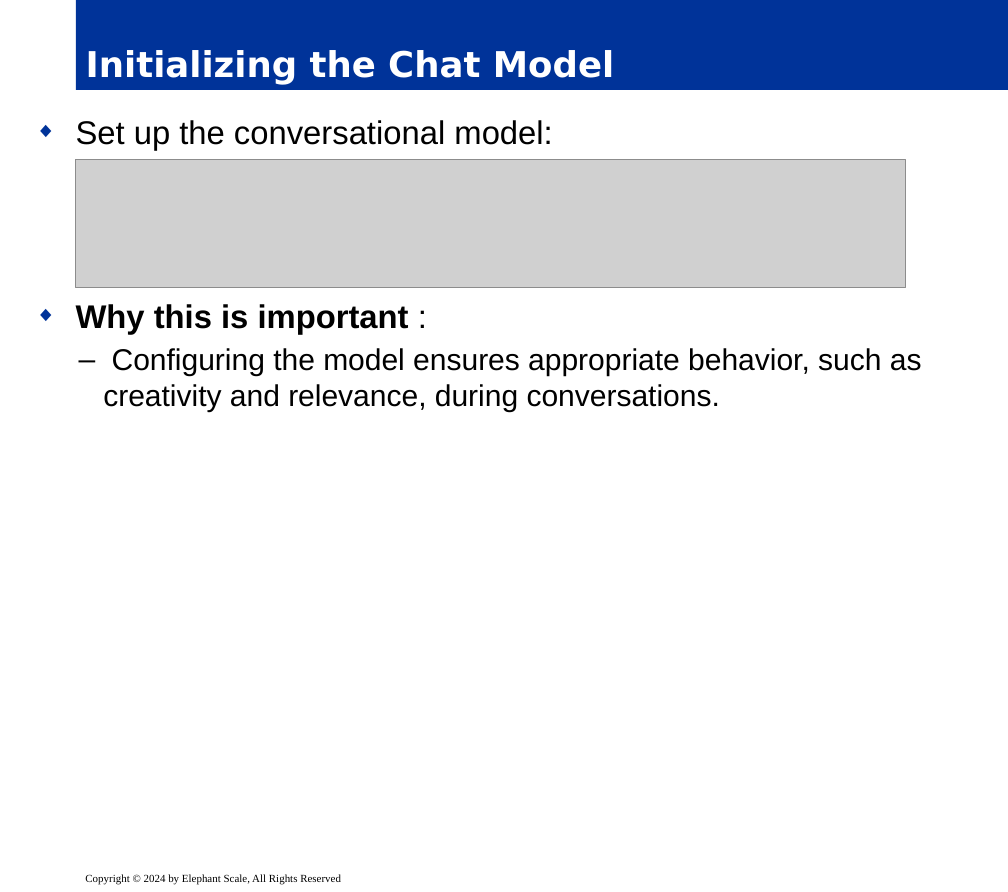
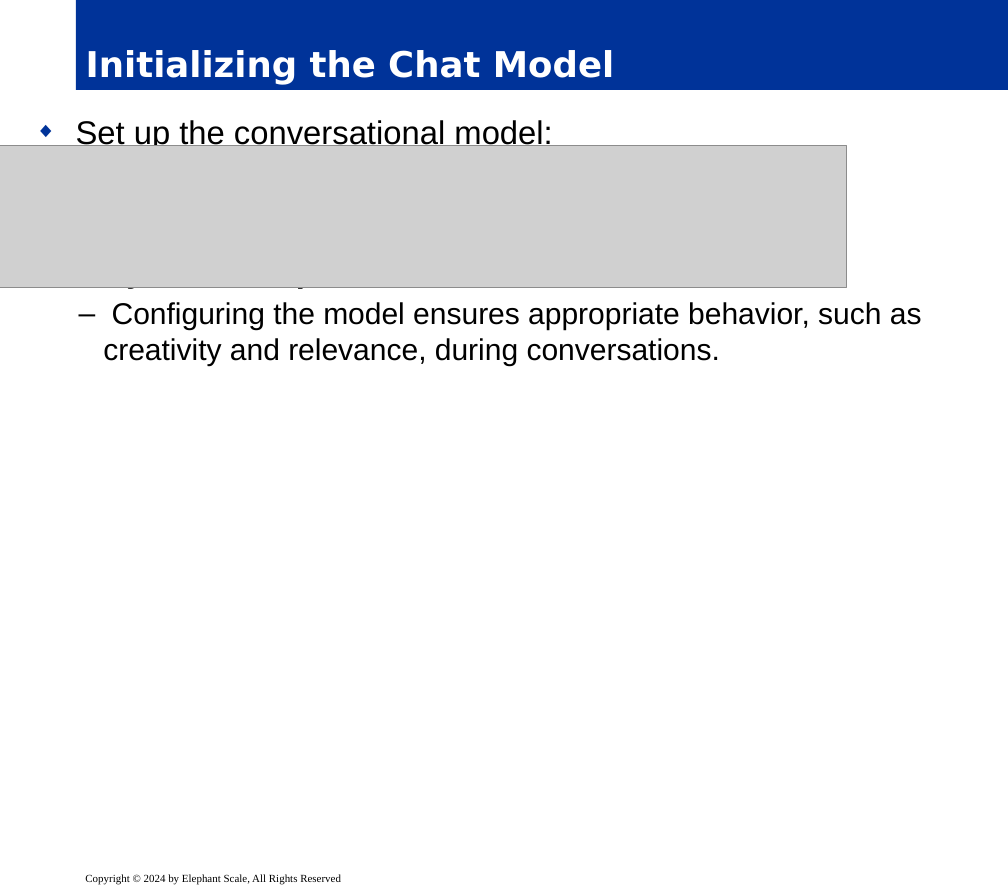
Before and after one commit to elephantscale/es-training-new, a slide deck: slide 42 of building-ai-applications/ready/04__FunctionsToolAgentsLangchain.pptx. Drawn at 1008x892 pixels with LibreOffice and Linux fonts; fonts in the diff are those of the drawing; grey boxes stand for pictures; background and template pictures are left out. Boxes give left, top, right and bottom in pixels: in the first picture for what was removed or moved away, otherwise in the second. Text is boxed around its words. In the diff, an @@ line names an element or a change of style, - is before the commit and + after.

```diff
--- a/building-ai-applications/ready/04__FunctionsToolAgentsLangchain.pptx
+++ b/building-ai-applications/ready/04__FunctionsToolAgentsLangchain.pptx
@@ text "Set up the conversational model:" rewrapped from bbox=[76, 120, 922, 413] to bbox=[76, 120, 922, 367] @@
@@ picture: place and size @@
-picture at bbox=[76, 159, 906, 288]
+picture at bbox=[0, 146, 847, 287]
```
Also in this commit, not shown: 27 other slides changed, 5 other files.
